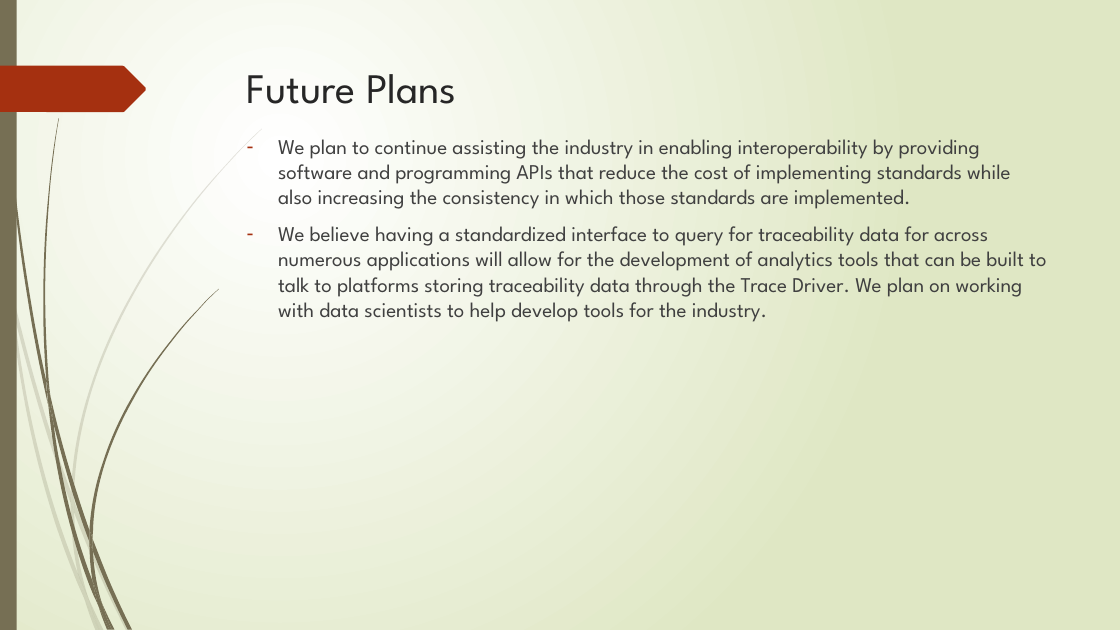
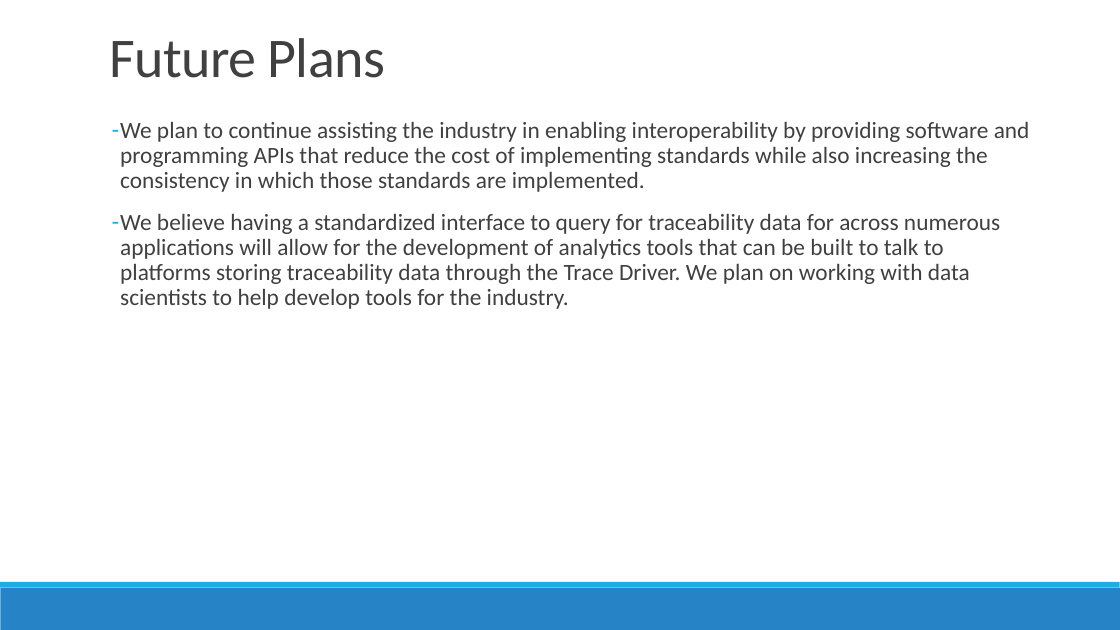
Before and after one commit to TraceabilityInternet/TraceabilityDriver, a slide deck: slide 10 of FDAPresentation.pptx (slide 11 before the commit). Drawn at 1120x630 pixels with LibreOffice and Linux fonts; fonts in the diff are those of the drawing. Boxes give left, top, right and bottom in pixels: in the first picture for what was removed or moved away, otherwise in the second. Text is boxed around its words. In the diff, an @@ line names an element or a change of style, - is before the commit and + after.

Commit message:
Continued working on FDA Submission.
Continued working on FDA Submission.

```diff
--- a/FDAPresentation.pptx
+++ b/FDAPresentation.pptx
@@ background gradient #FFFFFF to #DFE8C4 to #FFFFFF @@
@@ rectangle removed at <box>0,0,17,630</box> @@
@@ title "Future Plans": place and size @@
-title "Future Plans" at <box>247,74,457,104</box>
+title "Future Plans" at <box>109,38,386,78</box>
@@ title "Future Plans" at <box>109,38,386,78</box>: size 36 to 48 pt, font League Spartan to Calibri, text colour #262626 to #404040, letter spacing 0 to -0.5 pt; line spacing 1 to 0.85; vertical alignment top to bottom @@
@@ freeform shape removed at <box>0,66,146,112</box> @@
@@ text "We plan to continue assisting ...": place and size @@
-text "We plan to continue assisting ..." at <box>278,139,1046,322</box>
+text "We plan to continue assisting ..." at <box>120,122,1030,309</box>
@@ text "We plan to continue assisting ..." at <box>120,122,1030,309</box>: size 18 to 20 pt, font League Spartan to Calibri; indent changed; line spacing 1 to 0.9; more space between paragraphs; bullet colour #A53010 to #1CADE4 @@
@@ rectangle added at <box>87,132,1058,186</box>, fill #FFFFFF, outline #FFFFFF 1.25 pt @@
@@ rectangle added at <box>0,588,1120,630</box>, fill #2683C6 @@
@@ rectangle added at <box>0,582,1120,588</box>, fill #1CADE4 @@
@@ group removed at <box>0,129,262,630</box>: 10 freeform shapes @@
@@ group removed at <box>3,0,218,630</box>: 12 freeform shapes @@
```
Also in this commit, not shown: 10 other slides changed, 1 slide added, 2 slides removed, 3 other files.
